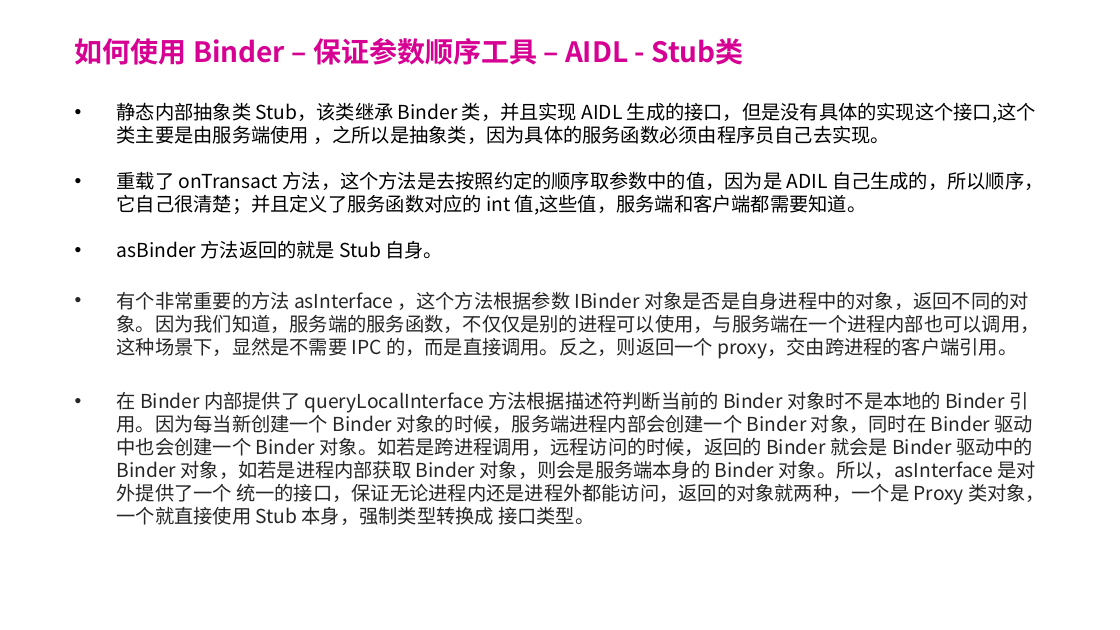
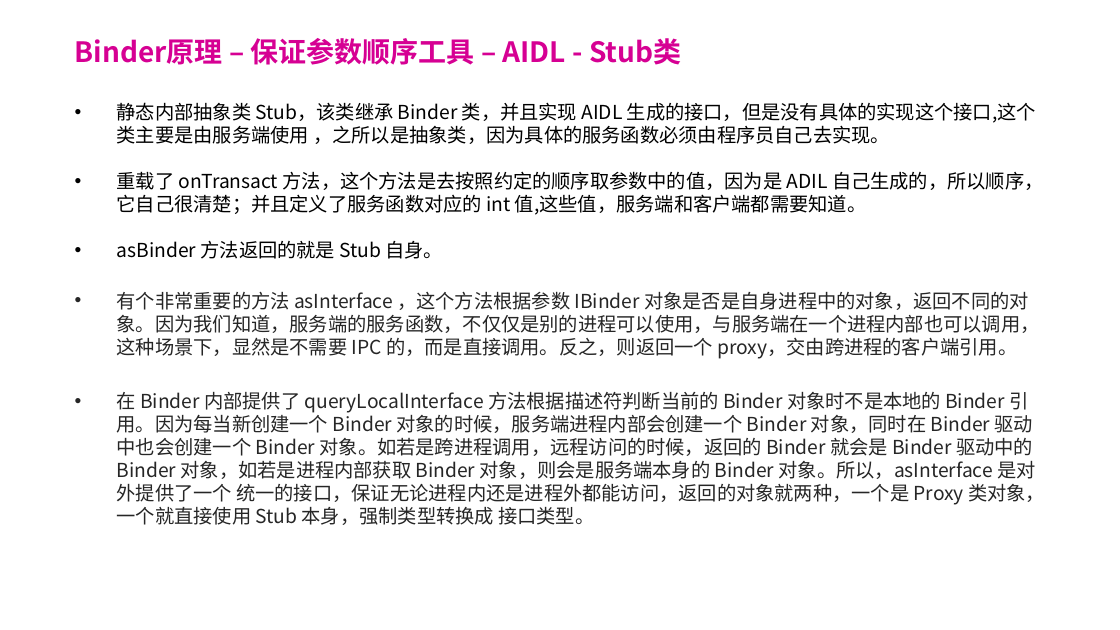
Before and after one commit to forsail/Study, a slide deck: slide 26 of notes/binder/binder简介.pptx (slide 25 before the commit). Drawn at 1120x630 pixels with LibreOffice and Linux fonts; fonts in the diff are those of the drawing; background and template pictures are left out. Boxes give left, top, right and bottom in pixels: in the first picture for what was removed or moved away, otherwise in the second. Text is boxed around its words. In the diff, an @@ line names an element or a change of style, - is before the commit and + after.

Commit message:
[binder] 完成ppt

```diff
--- a/notes/binder/binder简介.pptx
+++ b/notes/binder/binder简介.pptx
@@ title at [75, 38, 681, 65]: text changed @@
-如何使用 Binder – 保证参数顺序工具 – AIDL - Stub类
+Binder原理 – 保证参数顺序工具 – AIDL - Stub类
```
Also in this commit, not shown: 15 other slides changed, 2 slides added.
